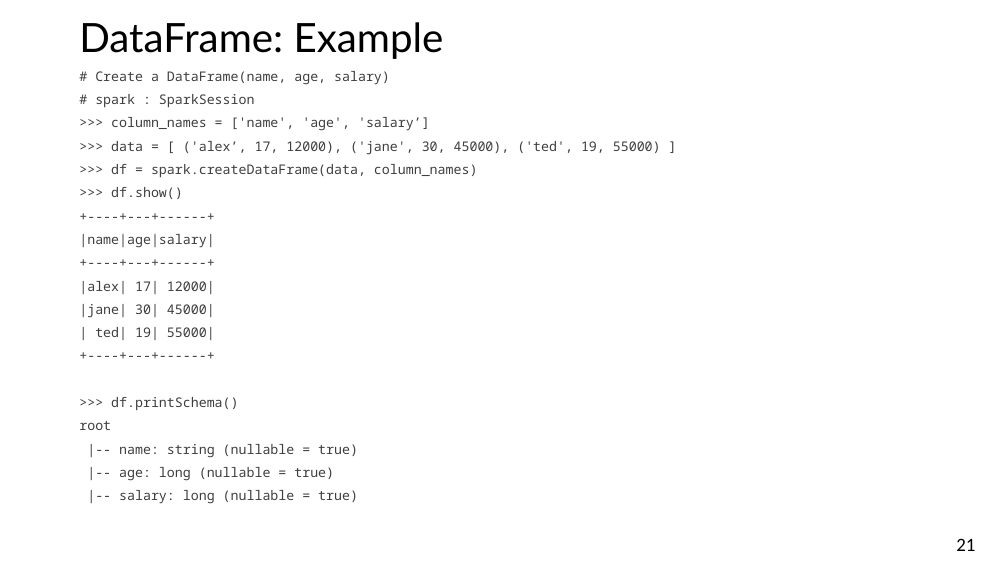
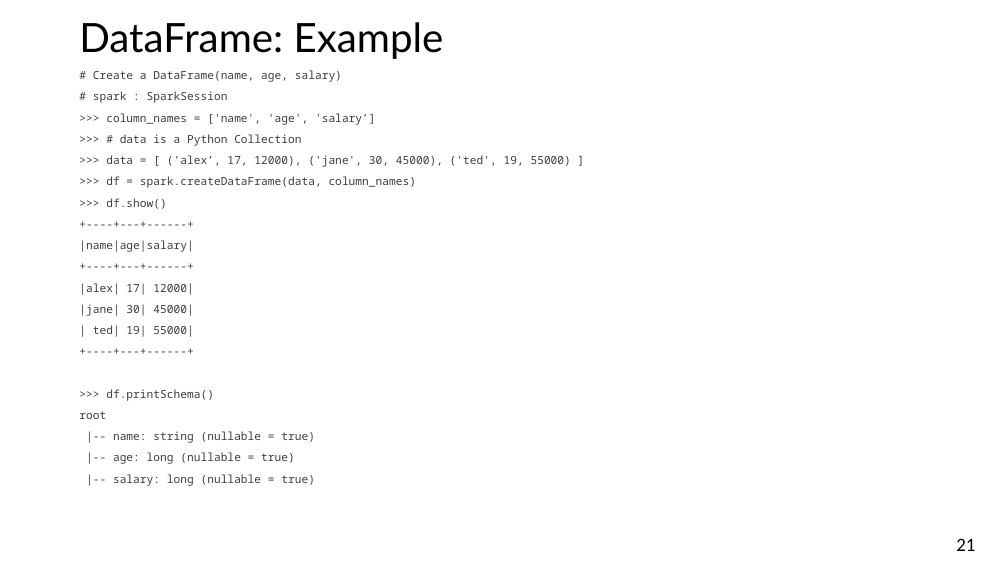
Before and after one commit to mahmoudparsian/big-data-mapreduce-course, a slide deck: slide 21 of slides/pyspark/dataframes_slides/7.1_intro_to_dataframes.pptx. Drawn at 1008x567 pixels with LibreOffice and Linux fonts; fonts in the diff are those of the drawing; background and template pictures are left out. Boxes give left, top, right and bottom in pixels: in the first picture for what was removed or moved away, otherwise in the second. Text is boxed around its words. In the diff, an @@ line names an element or a change of style, - is before the commit and + after.

```diff
--- a/slides/pyspark/dataframes_slides/7.1_intro_to_dataframes.pptx
+++ b/slides/pyspark/dataframes_slides/7.1_intro_to_dataframes.pptx
@@ text at bbox=[79, 70, 571, 486]: size 9.5 to 8 pt @@
@@ text at bbox=[120, 134, 301, 146]: paragraph added @@
+>>> # data is a Python Collection
```
Also in this commit, not shown: 1 other file.
